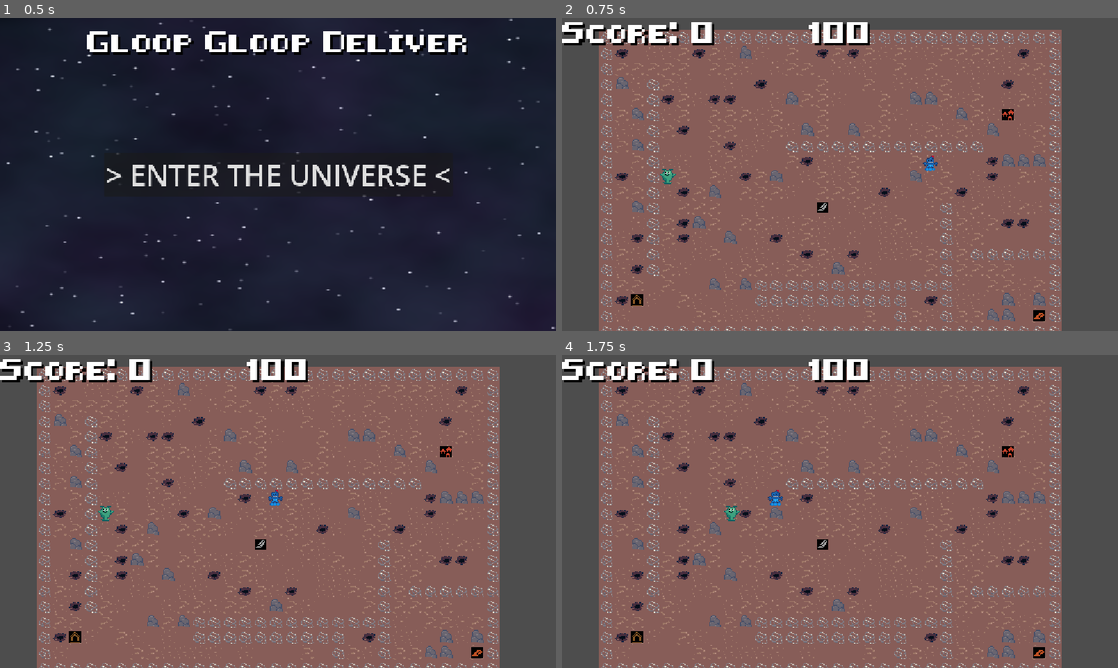
Above: before the commit, frames 1-4 (two rows, left to right).
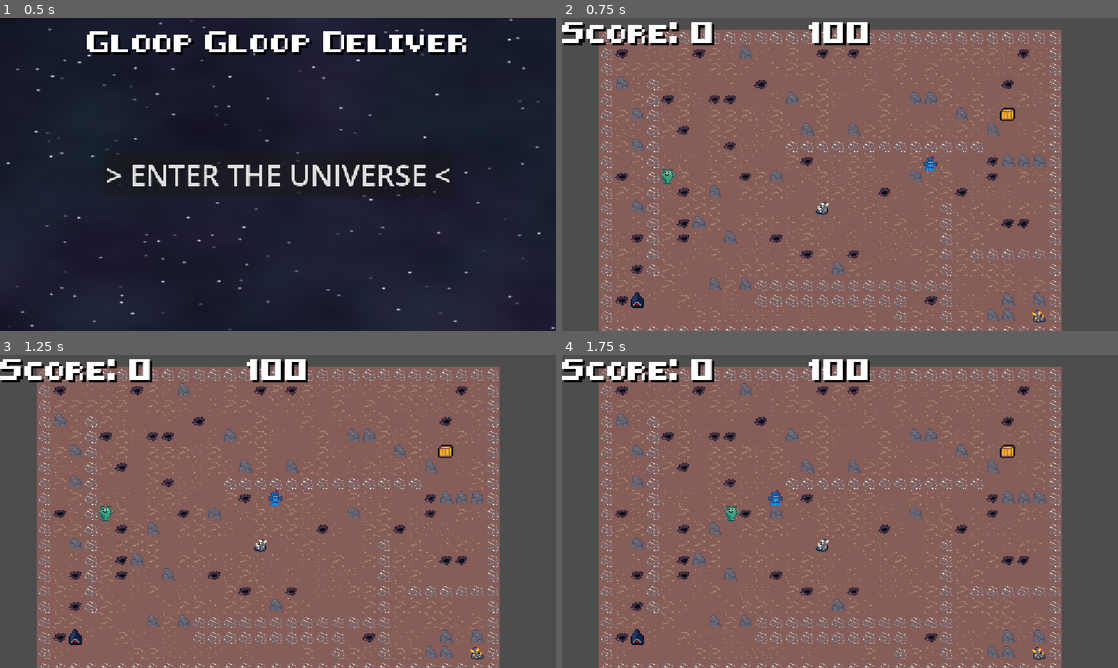
Above: after the commit, the same moments.

Repository: GameAISchool2026members/GloopGloopDelivery
Game: Godot game, scene res://menu/menu.tscn
Same seed, same stepped clock (60 frames per second), same inputs: the game is played once before the commit and once after it.
Inputs (mouse positions are in pixels of both pictures, inside the frame that each line leads up to):
- Up to frame 1 (0.5 s): no input
- Up to frame 2 (0.75 s): click "> ENTER THE UNIVERSE <" at 0.5 s
- Up to frame 3 (1.25 s): no input
- Up to frame 4 (1.75 s): move the mouse to (962, 495) at 1.27 s; hold D (right) from 1.28 s (still down); tap Space (interact) at 1.35 s; click (962, 495) at 1.42 s

Frame 1 is identical in both runs. In frame 2, 0.4% of the frame differs, in the area x 12-87%, y 28-98%; in frame 3, 0.4%; in frame 4, 0.4%.

Commit message:
New sprites for the other objects

Diff:
--- a/objects/collection_point/collection_point.tscn
+++ b/objects/collection_point/collection_point.tscn
@@ -1,8 +1,8 @@
 [gd_scene format=3 uid="uid://dtdnjx0jaxob2"]
 
-[ext_resource type="Texture2D" uid="uid://cxf2v154yh3hj" path="res://navigation_demo/objects/collection_point/collection_sprite.tres" id="1_v2wvx"]
+[ext_resource type="Texture2D" uid="uid://cjacu0wu1krr1" path="res://objects/collection_point/crate.png" id="1_ts63f"]
 
 [node name="CollectionPoint" type="Node2D" unique_id=521397584]
 
 [node name="Sprite2D" type="Sprite2D" parent="." unique_id=1527274717]
-texture = ExtResource("1_v2wvx")
+texture = ExtResource("1_ts63f")
--- a/objects/collection_point/collection_sprite.tres
+++ /dev/null
@@ -1,7 +0,0 @@
-[gd_resource type="AtlasTexture" format=3 uid="uid://cxf2v154yh3hj"]
-
-[ext_resource type="Texture2D" uid="uid://d4105dvenpe7" path="res://navigation_demo/resources/urizen_environment.png" id="1_x4o4t"]
-
-[resource]
-atlas = ExtResource("1_x4o4t")
-region = Rect2(222, 430, 12, 12)
--- a/objects/furnace/furnace.tscn
+++ b/objects/furnace/furnace.tscn
@@ -1,8 +1,8 @@
 [gd_scene format=3 uid="uid://ccyvh84kwayqn"]
 
-[ext_resource type="Texture2D" uid="uid://d2858t4ywch0s" path="res://navigation_demo/objects/furnace/furnace_sprite.tres" id="1_4uq3h"]
+[ext_resource type="Texture2D" uid="uid://cw8jtvsvgksla" path="res://objects/furnace/furnace_off.png" id="1_xhc34"]
 
 [node name="Furnace" type="Node2D" unique_id=521397584]
 
 [node name="Sprite2D" type="Sprite2D" parent="." unique_id=1527274717]
-texture = ExtResource("1_4uq3h")
+texture = ExtResource("1_xhc34")
--- a/objects/furnace/furnace_sprite.tres
+++ /dev/null
@@ -1,7 +0,0 @@
-[gd_resource type="AtlasTexture" format=3 uid="uid://d2858t4ywch0s"]
-
-[ext_resource type="Texture2D" uid="uid://d4105dvenpe7" path="res://navigation_demo/resources/urizen_environment.png" id="1_846v3"]
-
-[resource]
-atlas = ExtResource("1_846v3")
-region = Rect2(118, 313, 12, 12)
--- a/objects/gold_ore/gold_ore.tscn
+++ b/objects/gold_ore/gold_ore.tscn
@@ -1,11 +1,11 @@
 [gd_scene format=3 uid="uid://bdcpdpi5ui2q1"]
 
-[ext_resource type="Texture2D" uid="uid://bwnyfmjautqub" path="res://navigation_demo/objects/gold_ore/gold_ore_sprite.tres" id="1_dvcvf"]
 [ext_resource type="PackedScene" uid="uid://rnw6vjamikjk" path="res://players/human/interactable.tscn" id="1_f3x5x"]
+[ext_resource type="Texture2D" uid="uid://c6vaqyh7at5t7" path="res://objects/gold_ore/gold_ore.png" id="2_o50rs"]
 
 [node name="GoldOre" type="Node2D" unique_id=521397584]
 
 [node name="Interactable" parent="." unique_id=1305297039 groups=["gold"] instance=ExtResource("1_f3x5x")]
 
 [node name="Sprite2D" type="Sprite2D" parent="." unique_id=1527274717]
-texture = ExtResource("1_dvcvf")
+texture = ExtResource("2_o50rs")
--- a/objects/gold_ore/gold_ore_sprite.tres
+++ /dev/null
@@ -1,7 +0,0 @@
-[gd_resource type="AtlasTexture" format=3 uid="uid://bwnyfmjautqub"]
-
-[ext_resource type="Texture2D" uid="uid://d4105dvenpe7" path="res://navigation_demo/resources/urizen_environment.png" id="1_jpqg4"]
-
-[resource]
-atlas = ExtResource("1_jpqg4")
-region = Rect2(79, 300, 12, 12)
--- a/objects/iron_ore/iron_ore.tscn
+++ b/objects/iron_ore/iron_ore.tscn
@@ -1,11 +1,11 @@
 [gd_scene format=3 uid="uid://bjno6tvo3sc2s"]
 
-[ext_resource type="Texture2D" uid="uid://dcr1bnh06eca1" path="res://navigation_demo/objects/iron_ore/iron_ore_sprite.tres" id="1_7irfx"]
 [ext_resource type="PackedScene" uid="uid://rnw6vjamikjk" path="res://players/human/interactable.tscn" id="1_qlpun"]
+[ext_resource type="Texture2D" uid="uid://bvof3vo0lghp6" path="res://objects/iron_ore/iron_ore.png" id="2_uia63"]
 
 [node name="IronOre" type="Node2D" unique_id=521397584]
 
 [node name="Interactable" parent="." unique_id=1305297039 groups=["iron"] instance=ExtResource("1_qlpun")]
 
 [node name="Sprite2D" type="Sprite2D" parent="." unique_id=1527274717]
-texture = ExtResource("1_7irfx")
+texture = ExtResource("2_uia63")
--- a/objects/iron_ore/iron_ore_sprite.tres
+++ /dev/null
@@ -1,7 +0,0 @@
-[gd_resource type="AtlasTexture" format=3 uid="uid://dcr1bnh06eca1"]
-
-[ext_resource type="Texture2D" uid="uid://d4105dvenpe7" path="res://navigation_demo/resources/urizen_environment.png" id="1_13dbx"]
-
-[resource]
-atlas = ExtResource("1_13dbx")
-region = Rect2(66, 300, 12, 12)
--- a/terrain/resources/player_sprite.tres
+++ /dev/null
@@ -1,7 +0,0 @@
-[gd_resource type="AtlasTexture" format=3 uid="uid://bd7l6i0voscv4"]
-
-[ext_resource type="Texture2D" uid="uid://d4105dvenpe7" path="res://terrain/resources/urizen_environment.png" id="1_yj5bt"]
-
-[resource]
-atlas = ExtResource("1_yj5bt")
-region = Rect2(14, 287, 12, 12)
Binary file added: objects/collection_point/crate.png
Not shown, changed: objects/collection_point/crate.png.import
Binary file added: objects/furnace/furnace_off.png
Not shown, added: objects/furnace/furnace_off.png.import
Binary file added: objects/furnace/furnace_on.png
Not shown, added: objects/furnace/furnace_on.png.import
Binary file added: objects/gold_ore/gold_ore.png
Not shown, added: objects/gold_ore/gold_ore.png.import
Binary file added: objects/iron_ore/iron_ore.png
Not shown, added: objects/iron_ore/iron_ore.png.import
Binary file removed: terrain/resources/urizen_environment.png
